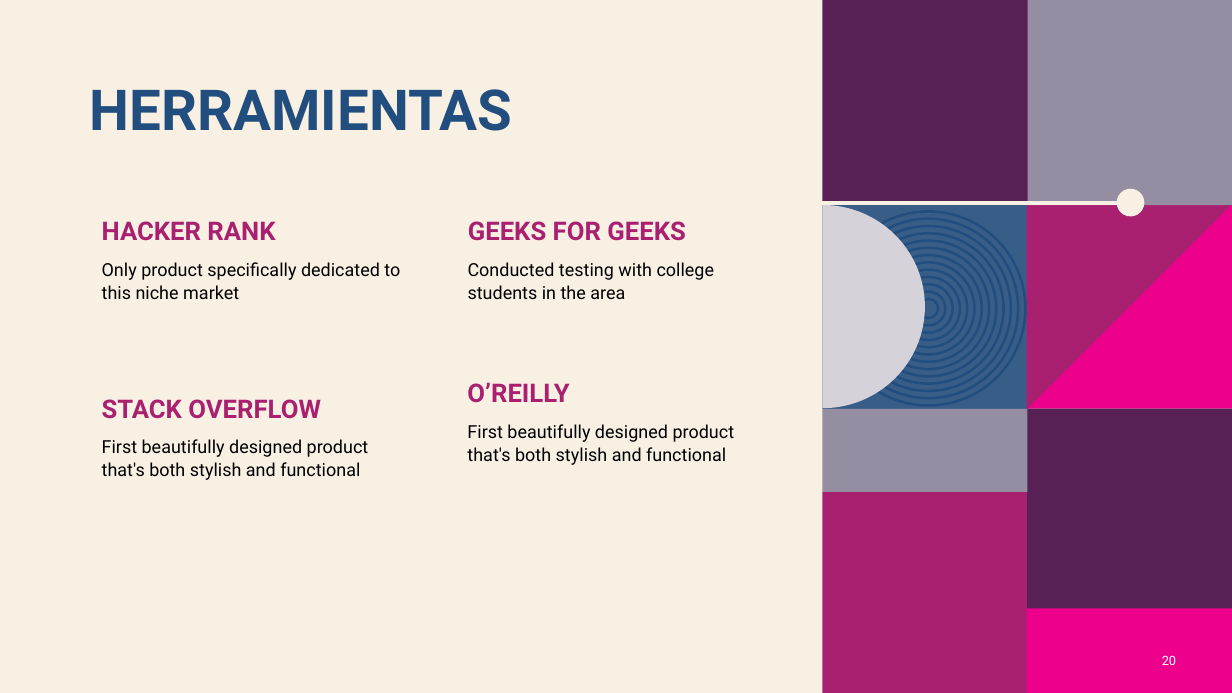
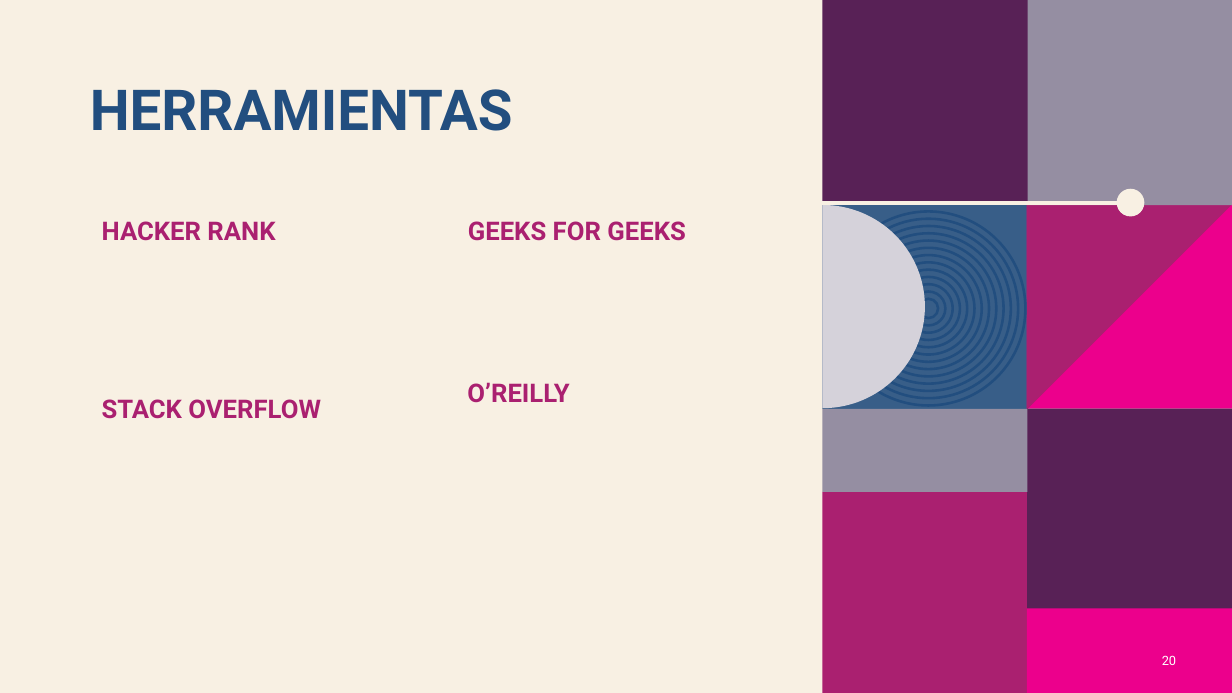
Before and after one commit to triis97/losenlaces, a slide deck: slide 20 of src/main/resources/presentation/Colorful abstract pitch deck.pptx. Drawn at 1232x693 pixels with LibreOffice and Linux fonts; fonts in the diff are those of the drawing; background and template pictures are left out. Boxes give left, top, right and bottom in pixels: in the first picture for what was removed or moved away, otherwise in the second. Text is boxed around its words. In the diff, an @@ line names an element or a change of style, - is before the commit and + after.

Commit message:
update ppt

```diff
--- a/src/main/resources/presentation/Colorful abstract pitch deck.pptx
+++ b/src/main/resources/presentation/Colorful abstract pitch deck.pptx
@@ text removed at [102,262,400,299] @@
-Only product specifically dedicated to this niche market
@@ text removed at [468,262,715,299] @@
-Conducted testing with college students in the area
@@ text removed at [102,439,369,480] @@
-First beautifully designed product that's both stylish and functional
@@ text removed at [467,424,735,465] @@
-First beautifully designed product that's both stylish and functional
```
Also in this commit, not shown: 1 slide removed, 1 other file.
